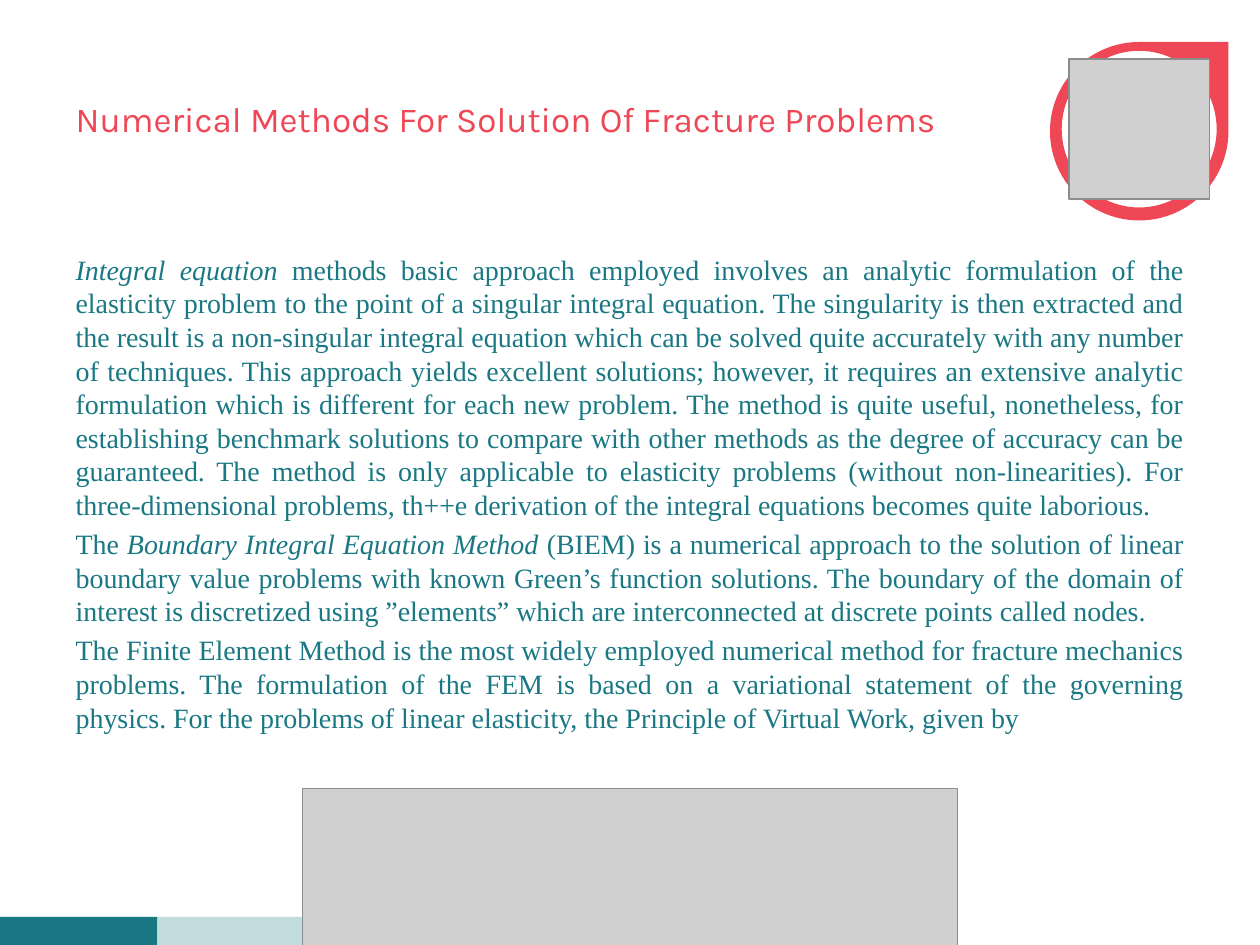
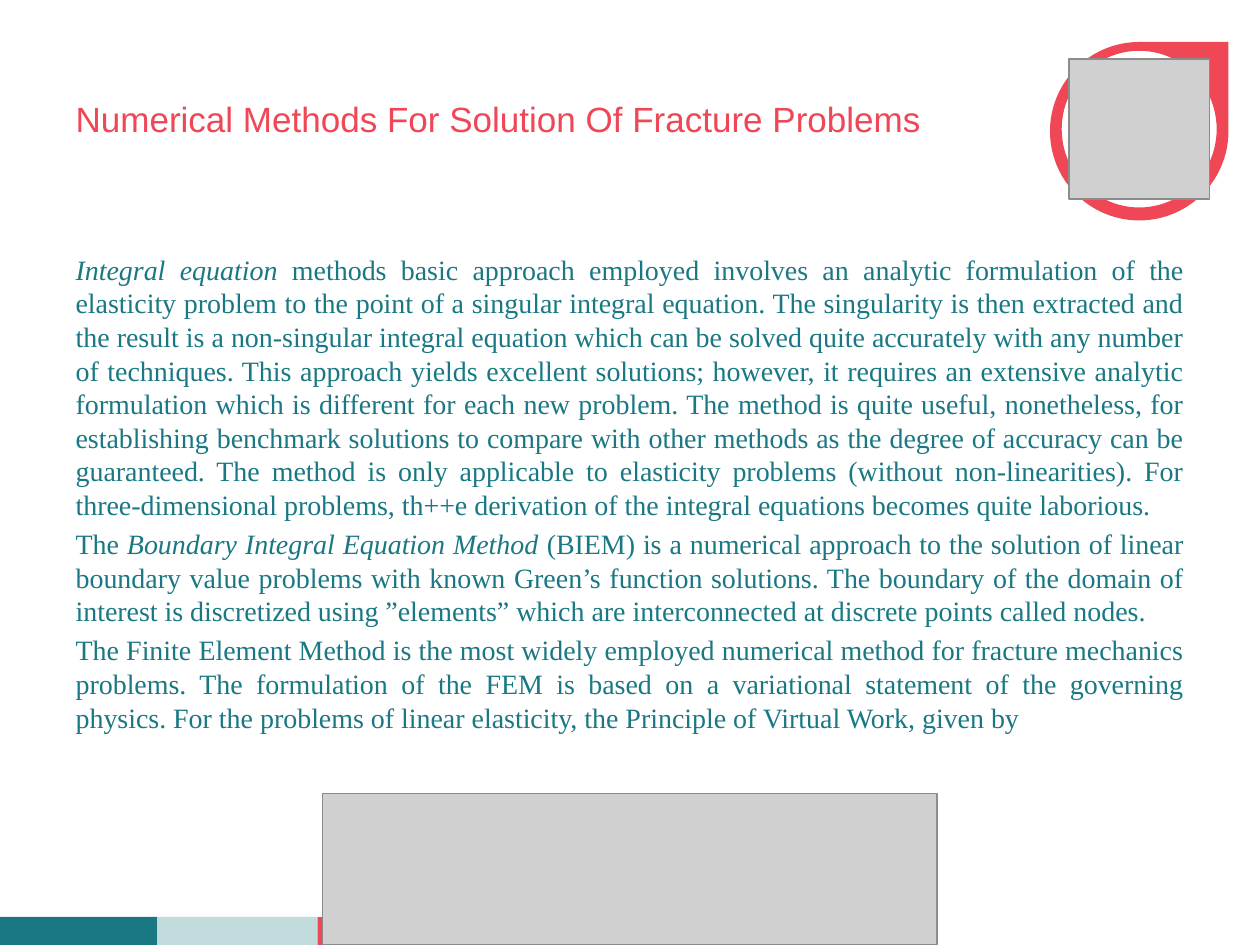
Before and after one commit to Abhinandan1996/seminar, a slide deck: slide 13 of seminar.pptx. Drawn at 1260x945 pixels with LibreOffice and Linux fonts; fonts in the diff are those of the drawing; grey boxes stand for pictures; background and template pictures are left out. Boxes give left, top, right and bottom in pixels: in the first picture for what was removed or moved away, otherwise in the second. Text is boxed around its words. In the diff, an @@ line names an element or a change of style, - is before the commit and + after.

```diff
--- a/seminar.pptx
+++ b/seminar.pptx
@@ title "Numerical Methods For Solution Of ..." at <box>76,106,920,133</box>: font Karla to Arial @@
@@ picture: place and size @@
-picture at <box>302,789,956,945</box>
+picture at <box>323,794,937,945</box>
@@ rectangle added at <box>318,917,478,945</box>, fill #EF4755 @@
```
Also in this commit, not shown: 20 other slides changed, 7 other files.
